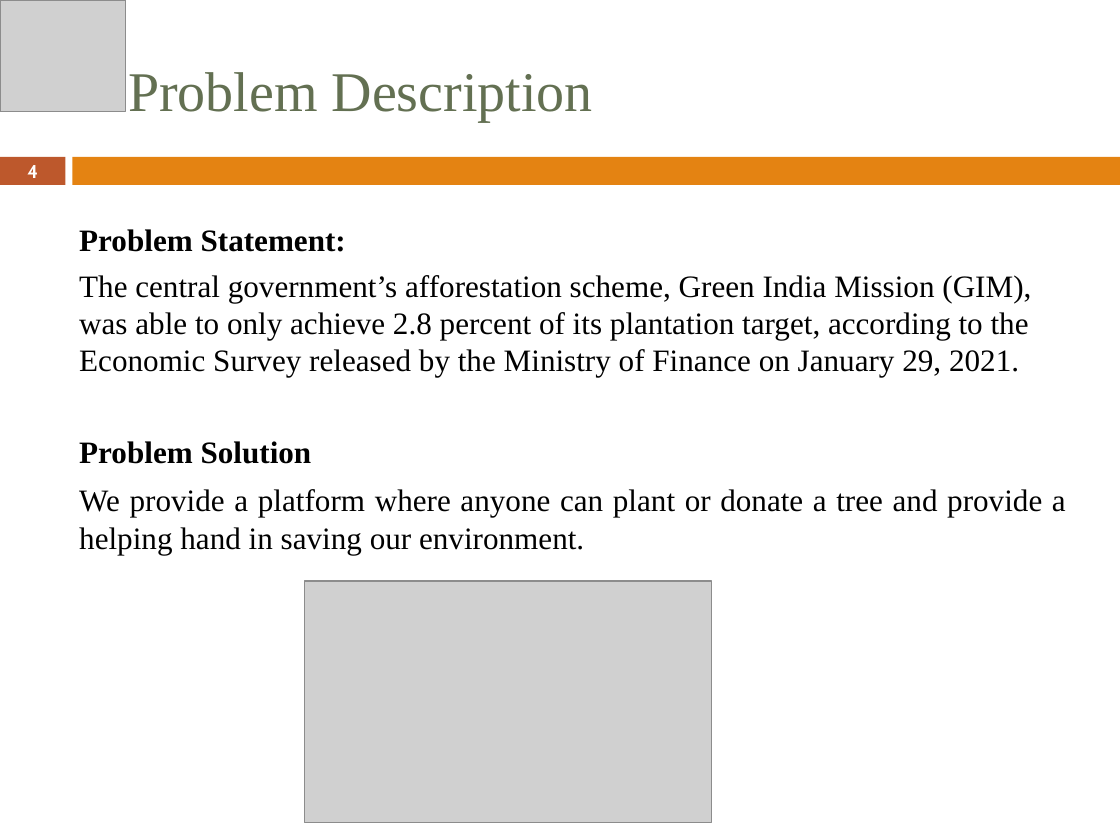
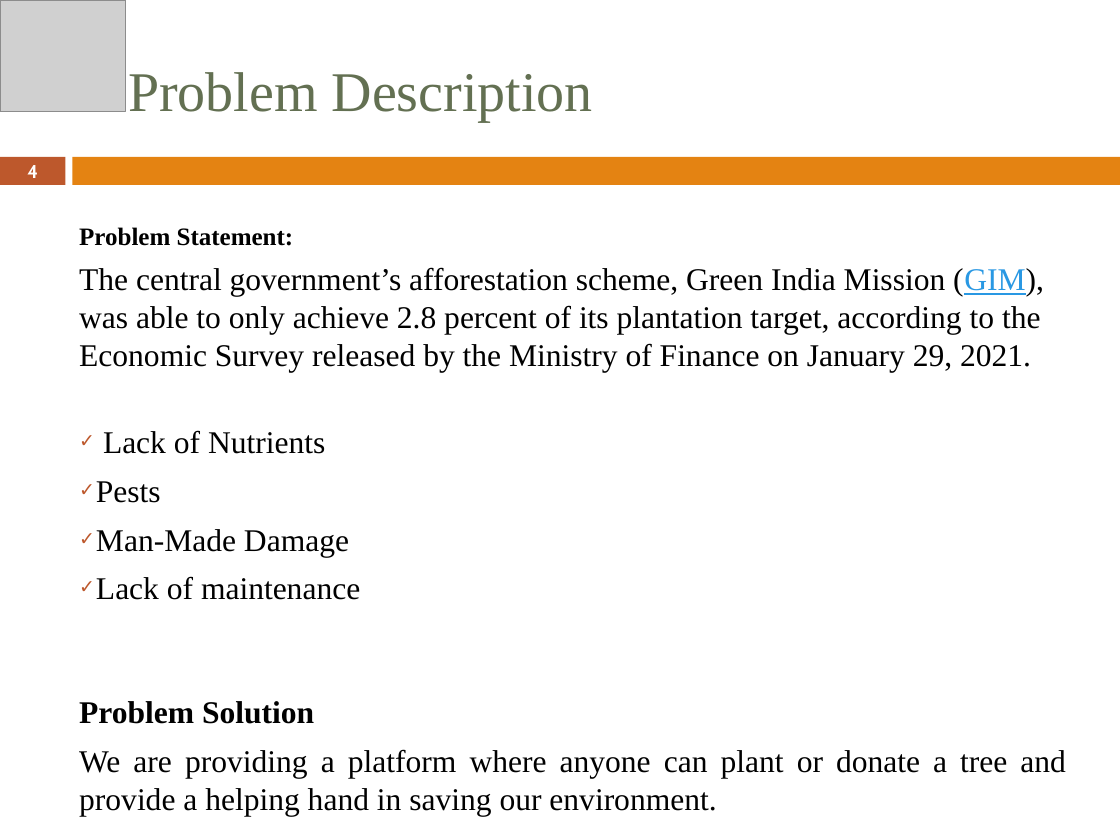
Before and after one commit to Suraj1089/Tree_Plantation, a slide deck: slide 4 of PBL_PROJECT_FINAL.pptx. Drawn at 1120x840 pixels with LibreOffice and Linux fonts; fonts in the diff are those of the drawing; grey boxes stand for pictures. Boxes give left, top, right and bottom in pixels: in the first picture for what was removed or moved away, otherwise in the second. Text is boxed around its words. In the diff, an @@ line names an element or a change of style, - is before the commit and + after.

```diff
--- a/PBL_PROJECT_FINAL.pptx
+++ b/PBL_PROJECT_FINAL.pptx
@@ text at box(79, 227, 1044, 724): size 20 to 16.1 pt in "Problem Statement:"; size 20 to 20.3 pt in "The central government’s afforestation scheme, Green India ...", "Problem Solution"; text colour #000000 to #2998E3, underline on in "(GIM)," @@
@@ text at box(96, 430, 360, 600): paragraphs added @@
+✓ Lack of Nutrients
+✓ Pests
+✓ Man-Made Damage
+✓ Lack of maintenance
@@ picture removed at box(305, 581, 712, 823) @@
@@ text at box(79, 749, 1066, 816): text changed; size 20 to 20.3 pt @@
-We provide a platform where anyone can plant or donate a tree and provide a helping hand in saving our environment.
+We are providing a platform where anyone can plant or donate a tree and provide a helping hand in saving our environment.
```
Also in this commit, not shown: 1 other slide changed.
